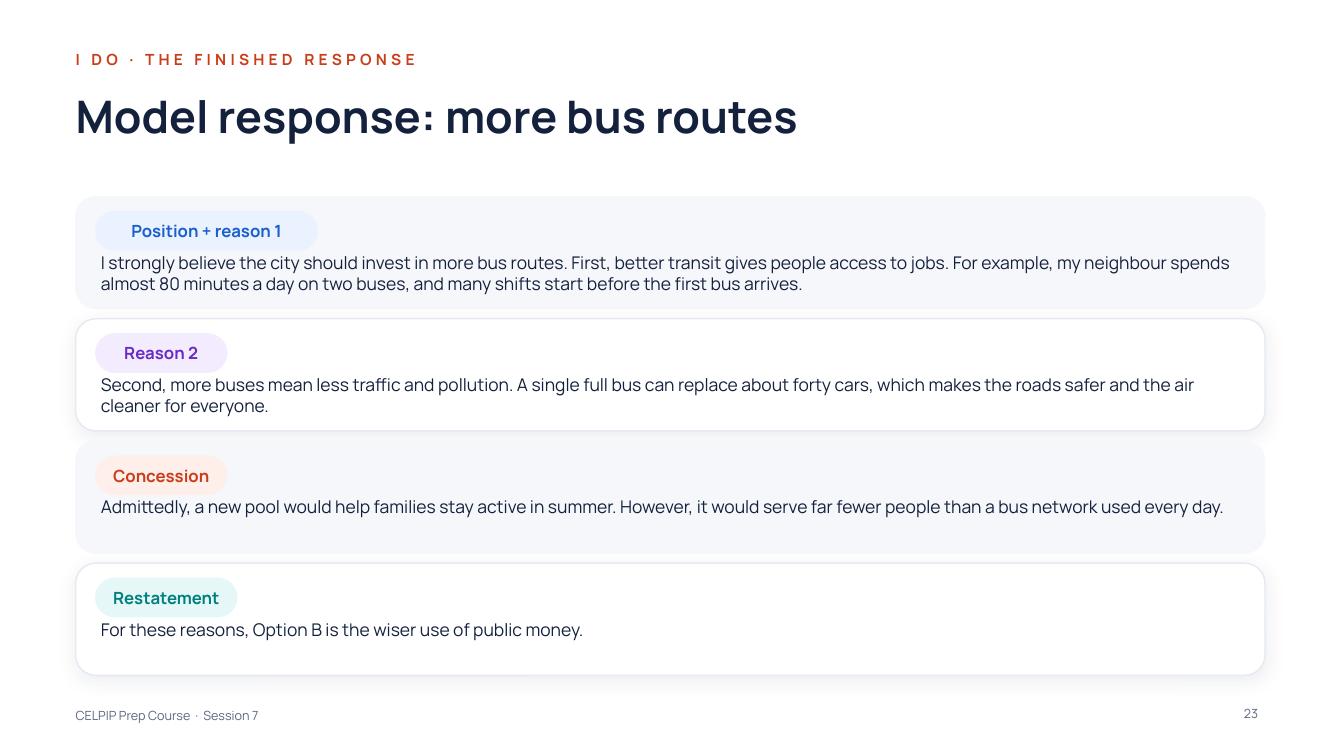
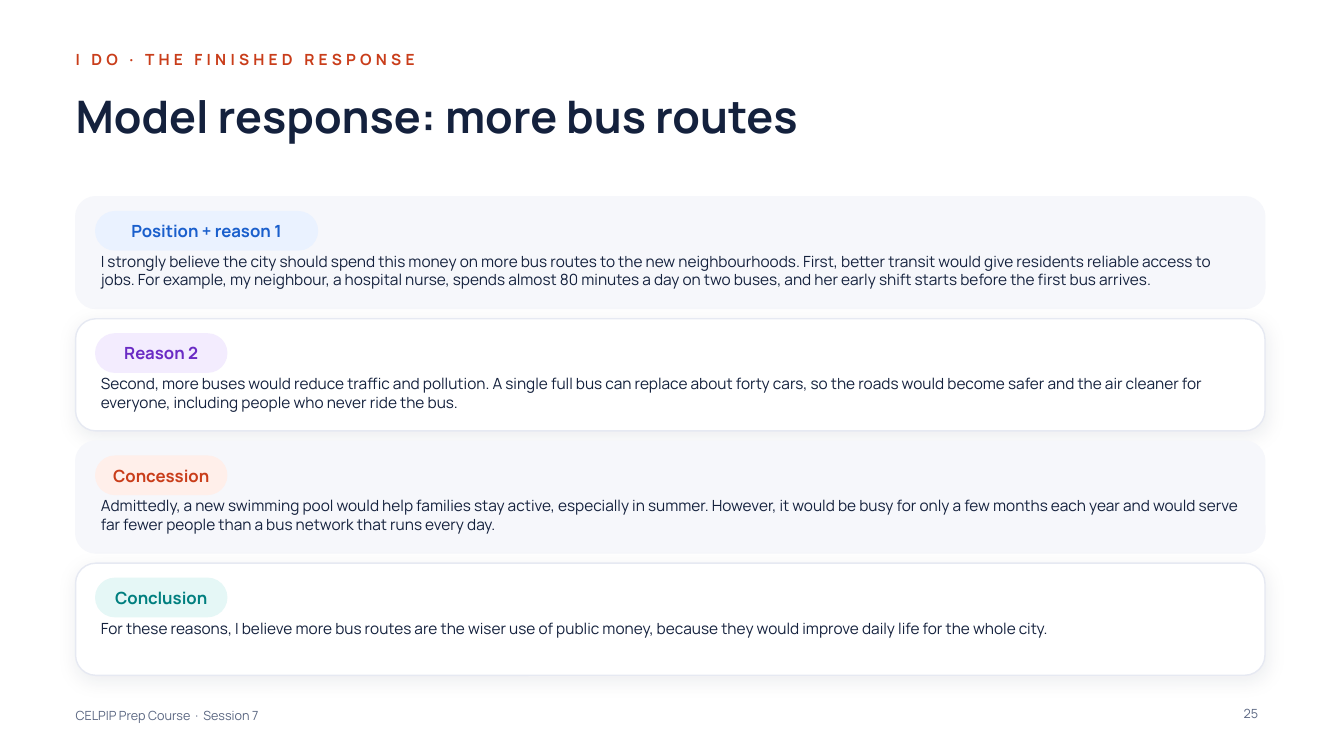
Before and after one commit to learnovateqa/The_English_Academy_CELPIP, a slide deck: slide 25 of decks/session-07.pptx (slide 23 before the commit). Drawn at 1344x756 pixels with LibreOffice and Linux fonts; fonts in the diff are those of the drawing. Boxes give left, top, right and bottom in pixels: in the first picture for what was removed or moved away, otherwise in the second. Text is boxed around its words. In the diff, an @@ line names an element or a change of style, - is before the commit and + after.

```diff
--- a/decks/session-07.pptx
+++ b/decks/session-07.pptx
@@ text at box(101, 255, 1211, 289): text changed; size 12.5 to 11 pt @@
-I strongly believe the city should invest in more bus routes. First, better transit gives people access to jobs. For example, my neighbour spends almost 80 minutes a day on two buses, and many shifts start before the first bus arrives.
+I strongly believe the city should spend this money on more bus routes to the new neighbourhoods. First, better transit would give residents reliable access to jobs. For example, my neighbour, a hospital nurse, spends almost 80 minutes a day on two buses, and her early shift starts before the first bus arrives.
@@ text at box(101, 377, 1202, 412): text changed; size 12.5 to 11 pt @@
-Second, more buses mean less traffic and pollution. A single full bus can replace about forty cars, which makes the roads safer and the air cleaner for everyone.
+Second, more buses would reduce traffic and pollution. A single full bus can replace about forty cars, so the roads would become safer and the air cleaner for everyone, including people who never ride the bus.
@@ text at box(101, 499, 1238, 534): text changed; size 12.5 to 11 pt @@
-Admittedly, a new pool would help families stay active in summer. However, it would serve far fewer people than a bus network used every day.
+Admittedly, a new swimming pool would help families stay active, especially in summer. However, it would be busy for only a few months each year and would serve far fewer people than a bus network that runs every day.
@@ rounded rectangle: place and size @@
-rounded rectangle at box(96, 579, 237, 617)
+rounded rectangle at box(96, 579, 227, 617)
@@ text at box(115, 591, 207, 605): text changed @@
-Restatement
+Conclusion
@@ text at box(101, 622, 1048, 638): text changed; size 12.5 to 11 pt @@
-For these reasons, Option B is the wiser use of public money.
+For these reasons, I believe more bus routes are the wiser use of public money, because they would improve daily life for the whole city.
```
Also in this commit, not shown: 7 other slides changed, 3 slides added, 3 other files.
